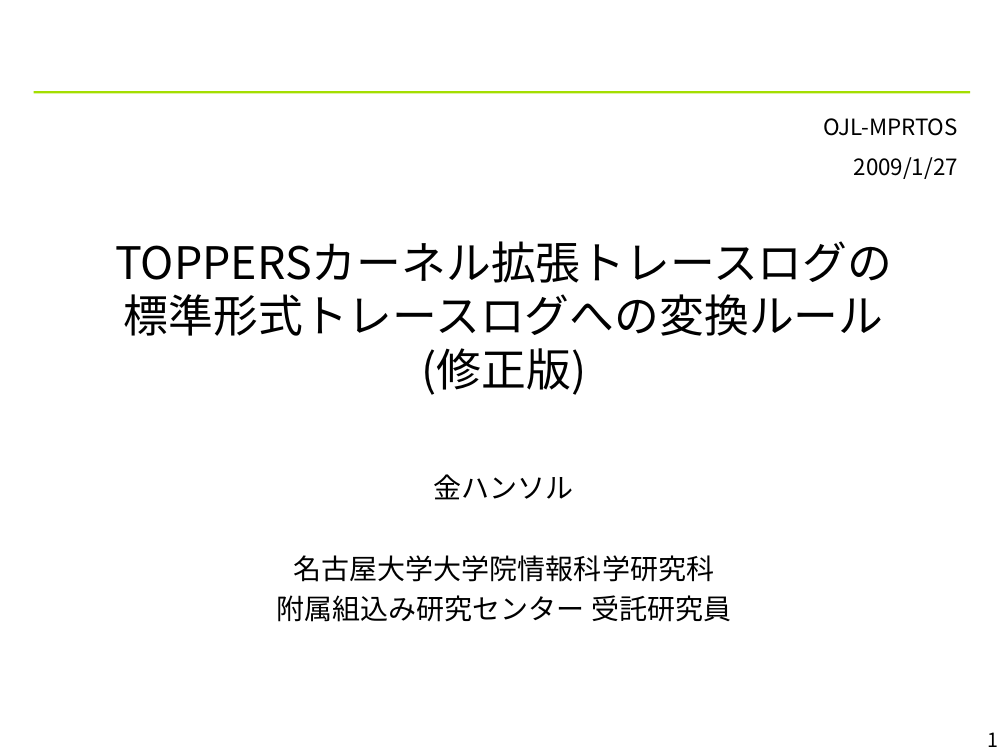
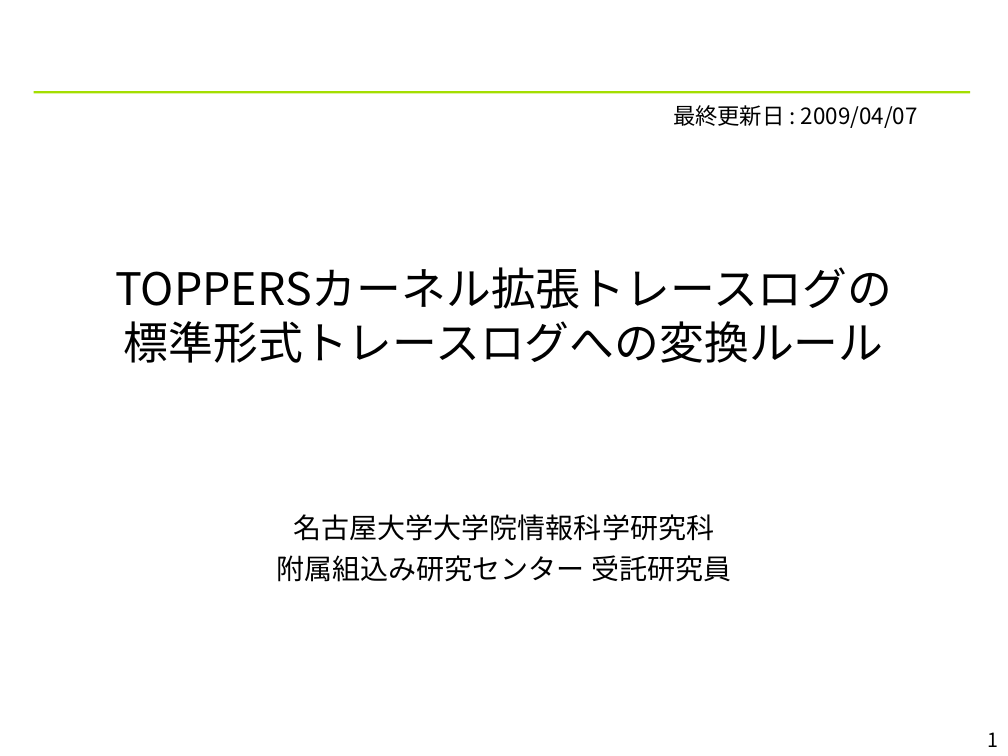
Before and after one commit to YixiaoLi/tlv4mc, a slide deck: slide 1 of doc/TLV_convert_rules.ppt. Drawn at 1008x756 pixels with LibreOffice and Linux fonts; fonts in the diff are those of the drawing; background and template pictures are left out. Boxes give left, top, right and bottom in pixels: in the first picture for what was removed or moved away, otherwise in the second. Text is boxed around its words. In the diff, an @@ line names an element or a change of style, - is before the commit and + after.

```diff
--- a/doc/TLV_convert_rules.ppt
+++ b/doc/TLV_convert_rules.ppt
@@ text added at (x1=673, y1=105, x2=918, y2=128), 16 pt, text #000000 @@
+最終更新日 : 2009/04/07
@@ text removed at (x1=823, y1=118, x2=958, y2=179) @@
-OJL-MPRTOS
-2009/1/27
@@ title at (x1=115, y1=267, x2=892, y2=363): text changed @@
-TOPPERSカーネル拡張トレースログの
-標準形式トレースログへの変換ルール
-(修正版)
+TOPPERSカーネル拡張トレースログの
+標準形式トレースログへの変換ルール
@@ subtitle at (x1=434, y1=474, x2=574, y2=500): paragraph removed @@
-金ハンソル
```
Also in this commit, not shown: 2 other slides changed, 2 slides removed, 5 other files.
